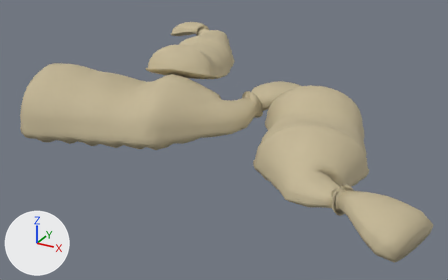
Two versions of the Blender file blender/B1/sacks.blend, one commit apart.
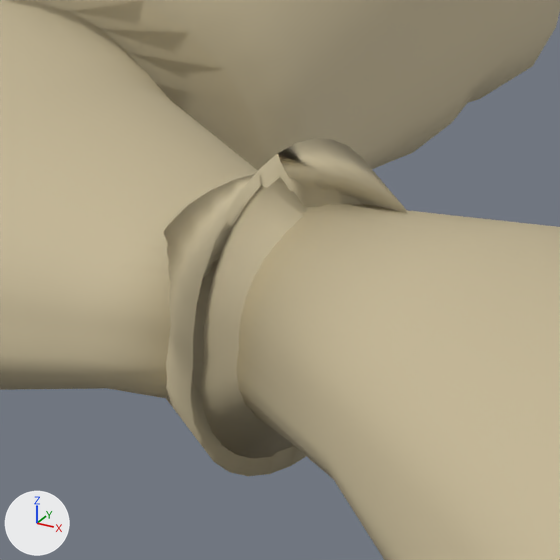
The first picture shows the older version from a camera (50 mm lens) standing at (1.134, -1.637, 0.836) and looking at (0.242, -0.015, 0.025). The close-ups show the older and then the newer version on the part from 71% to 82% of the width and 61% to 80% of the height of that picture. Only the edits that show in the close-ups are written down. Lighting does not change. The marker at lower left points along +X, +Y and +Z.

Before the edit, the objects in view are built like this:
```python
me_sacks = bpy.data.meshes.new('sacks')
me_sacks.from_pydata(...)  # 4256 vertices, 4352 faces; spans x -0.426..0.958, y -0.453..0.568, z 0.0..0.289
me_sacks.polygons.foreach_set('use_smooth', [True] * 4352)
me_sacks.materials.append(mat_cloth)  # beige #c4b695
ob_sacks = bpy.data.objects.new('sacks', me_sacks)
ob_sacks.location = (0.0, 0.0, 0.0)
```
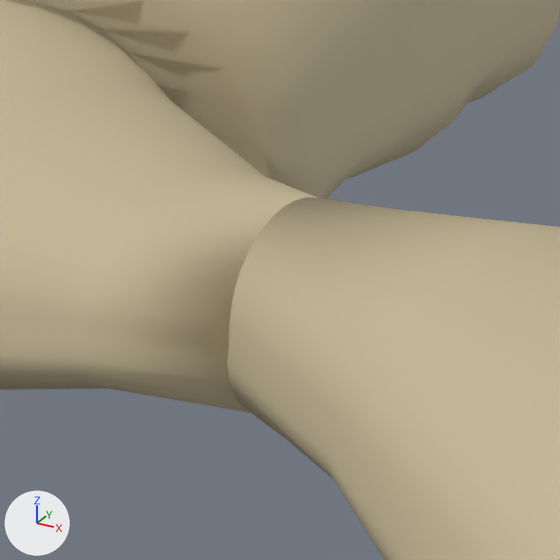
The change in detail:
me_sacks is used by ob_sacks; location (0.0, 0.0, 0.0).
me_sacks had 4256 vertices, 4352 faces and spanned x -0.426..0.958, y -0.453..0.568, z 0.0..0.289.
me_sacks now has 3984 vertices, 4080 faces and spans x -0.426..0.958, y -0.453..0.568, z 0.0..0.289.
me_sacks part 1: 102 vertices removed from x 0.709..0.778, y -0.354..-0.275, z 0.046..0.124.
Other edits to the shape of me_sacks do not show in these pictures.

Changed parts and their boxes [x1, y1, x2, y2] in the close-ups (560 x 560 px):
part 1 of me_sacks, deleted (beige)
    before: [163, 138, 408, 476]
